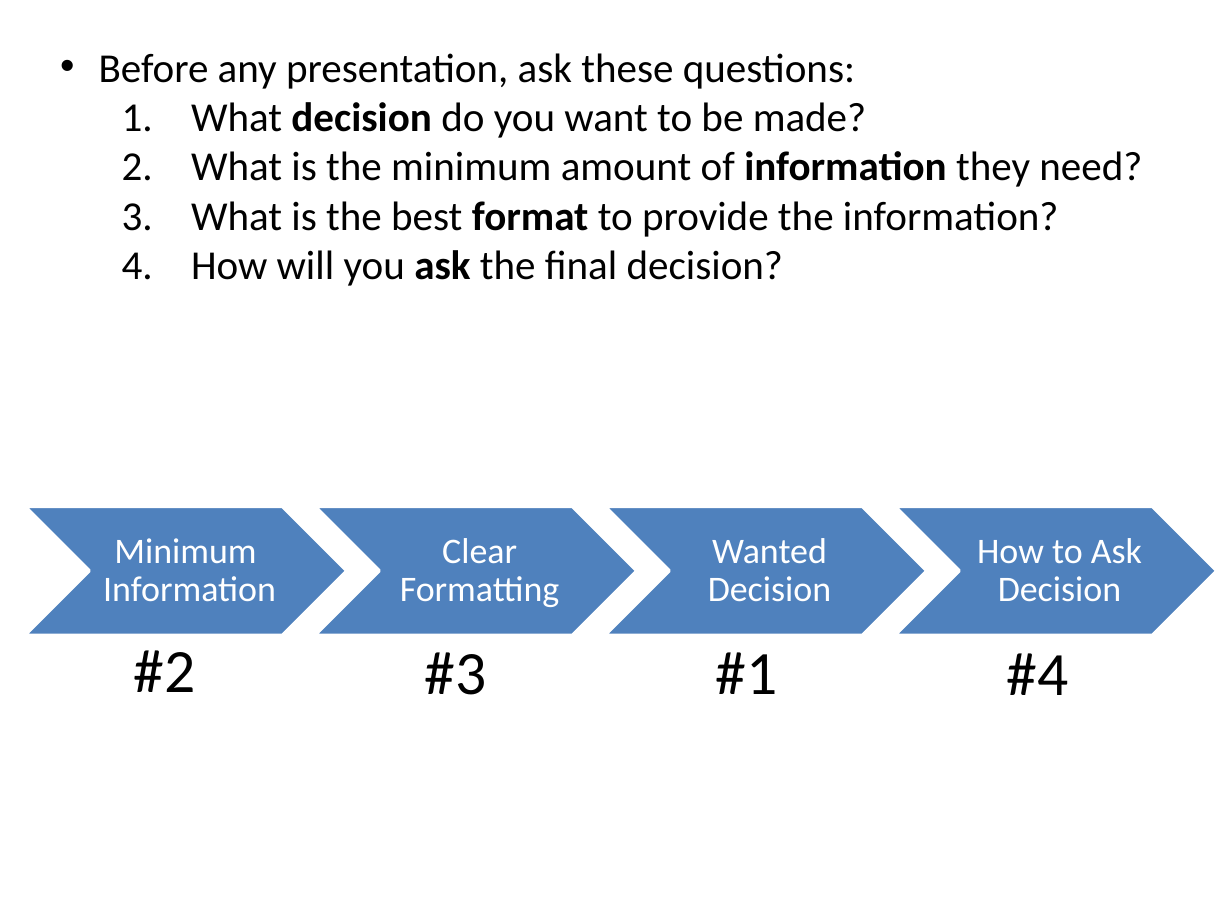
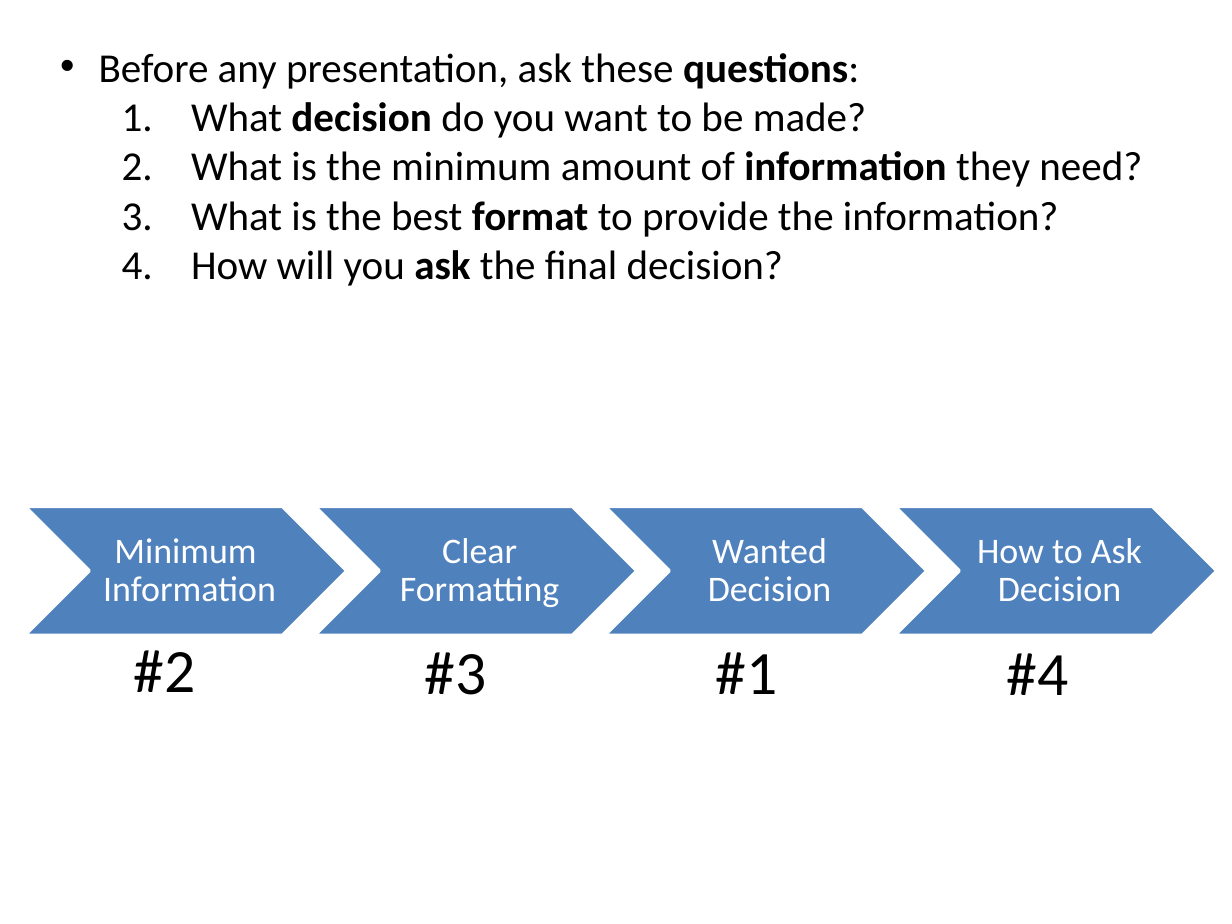
Before and after one commit to pestrela/papers, a slide deck: slide 3 of 4_Innovation/source/YAPP_about_less_powerpoint.pptx. Drawn at 1232x924 pixels with LibreOffice and Linux fonts; fonts in the diff are those of the drawing. Boxes give left, top, right and bottom in pixels: in the first picture for what was removed or moved away, otherwise in the second. Text is boxed around its words. In the diff, an @@ line names an element or a change of style, - is before the commit and + after.

```diff
--- a/4_Innovation/source/YAPP_about_less_powerpoint.pptx
+++ b/4_Innovation/source/YAPP_about_less_powerpoint.pptx
@@ text at (x1=99, y1=53, x2=859, y2=89): bold on in "questions:" @@
```
Also in this commit, not shown: 6 other slides changed, 1 other file.
